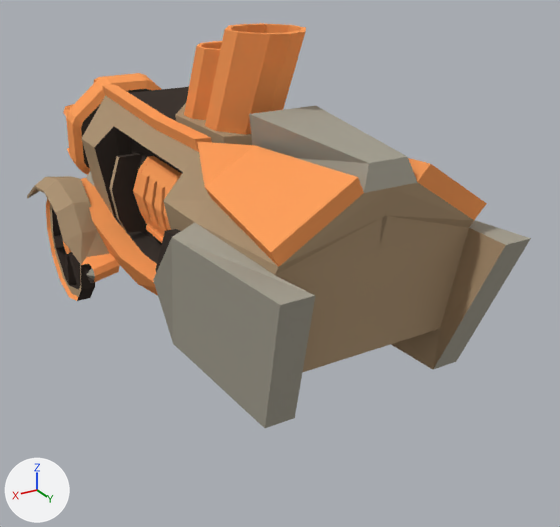
A saved change to the Blender file files/carro.blend.
The view is the same before and after, from a 50 mm lens placed at (3.32, 6.28, 2.25), pointed at (-0.38, 0.11, -0.83). Arrows for +X, +Y and +Z are at lower left; the lights stay in place.
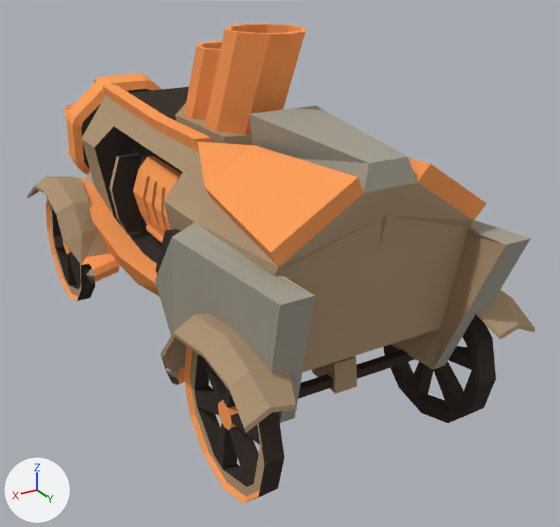
Patch to the scene script:
```diff
--- a/files/carro.blend.py
+++ b/files/carro.blend.py
@@ me_cube @@
 # used by ob_cube; location = (0.0, 0.0, 0.0)
-me_cube.from_pydata(...)  # 249 vertices, 244 faces; spans x -0.02..1.1, y -3.06..2.58, z -1.23..1.5
+me_cube.from_pydata(...)  # 258 vertices, 257 faces; spans x -0.02..1.1, y -3.06..2.58, z -1.23..1.5
+# me_cube part 1
+# 6 vertices are removed from x 0.9..1.1, y 0.42..2.1, z -1.14..-0.07
+# 15 faces are deleted
+# 15 vertices are added at x 0.81..1.08, y 0.42..2.58, z -1.23..0.12
+# 25 new faces join them, mat_steel (grey #a7a294)
+# 3 new faces join them, mat_dark_areas (black #413933)
 me_cube.materials.append(mat_carro_wall)
@@ me_cube_009 @@
+me_cube_009.from_pydata(...)  # 16 vertices, 13 faces; spans x 0.0..1.051, y 1.459..1.817, z -1.269..-1.0
+# faces by material slot: [8, 5]
+me_cube_009.materials.append(mat_carro_wall)  # beige #af9677
+me_cube_009.materials.append(mat_dark_areas)  # black #413933
@@ me_cube_010 @@
+me_cube_010.from_pydata(...)  # 55 vertices, 59 faces; spans x 0.85..1.34, y 0.63..2.54, z -1.36..-0.39
+# faces by material slot: [32, 15, 8, 4]
+me_cube_010.materials.append(mat_carro_wall)  # beige #af9677
+me_cube_010.materials.append(mat_brass)  # orange #ffa15e
+me_cube_010.materials.append(mat_dark_areas)  # black #413933
+me_cube_010.materials.append(mat_steel)  # grey #a7a294
@@ ob_cube_008 @@
+ob_cube_008 = bpy.data.objects.new('Cube.008', me_cube_005.copy())  # the mesh of ob_cube_004
+ob_cube_008.location = (1.02, 1.72, -1.2)
@@ ob_cube_009 @@
+ob_cube_009 = bpy.data.objects.new('Cube.009', me_cube_009)
+ob_cube_009.location = (0.0, 0.0, 0.0)
+_m = ob_cube_009.modifiers.new('Mirror', 'MIRROR')
@@ ob_cube_010 @@
+ob_cube_010 = bpy.data.objects.new('Cube.010', me_cube_010)
+ob_cube_010.location = (0.0, 0.0, 0.0)
+_m = ob_cube_010.modifiers.new('Mirror', 'MIRROR')
@@ ob_cube_011 @@
+ob_cube_011 = bpy.data.objects.new('Cube.011', me_cube_006.copy())  # the mesh of ob_cube_007
+ob_cube_011.location = (-1.02, 1.73, -1.2)
```

Pixel boxes (x1, y1, x2, y2) of what changed, in the pictures (560 x 527 px):
'Cube', reshaped
    before: (81, 23, 531, 428)
    after: (81, 23, 531, 423)
'Cube.010', added (beige)
    after: (161, 290, 535, 433)
    faces in mat_carro_wall (beige #af9677): (161, 290, 535, 433)
'Cube.008', added
    after: (184, 346, 284, 503)
    faces in mat_dark_areas (black #413933): (194, 354, 284, 503)
    faces in mat_brass (orange #ffa15e): (184, 346, 260, 503)
    faces in mat_carro_wall (beige #af9677): (190, 350, 265, 496)
'Cube.011', added (black)
    after: (384, 315, 496, 423)
'Cube.009', added
    after: (298, 350, 415, 399)
    faces in mat_dark_areas (black #413933): (298, 350, 415, 399)
    faces in mat_carro_wall (beige #af9677): (312, 356, 357, 394)
part 1 of me_cube, built on
    before: (153, 220, 531, 428)
    after: (155, 220, 531, 423)
